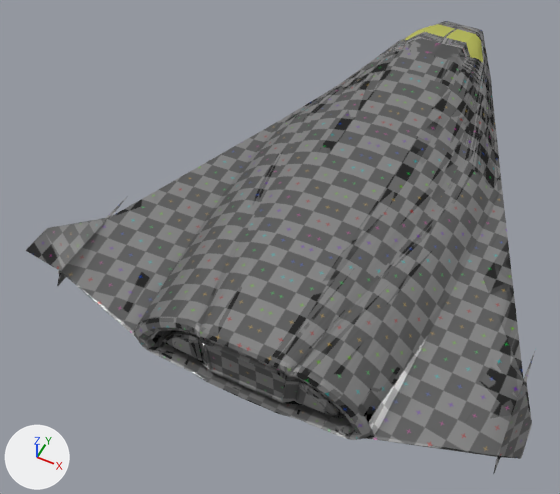
The Blender file cygnet/cygnet.blend as it was, and as the next commit left it.
Rendered twice from a 50 mm lens placed at (4.83, -15.79, 14.39), pointed at (-1.6, -2.92, -1.7). Lighting does not change. The marker at lower left points along +X, +Y and +Z.

Script lines for the objects in view, before the commit:
```python
ob_body = bpy.data.objects.new('Body', me_circle_005)
ob_body.location = (0.0, 0.0, 0.0)
ob_body.rotation_euler = (1.571, 0.0, 3.142)  # degrees (90, 0, 180)
ob_canope_001 = bpy.data.objects.new('Canope.001', me_circle_001)
ob_canope_001.location = (0.0, 0.0, 0.0)
ob_canope_001.rotation_euler = (1.571, 0.0, 3.142)  # degrees (90, 0, 180)
ob_dockingcolarcover = bpy.data.objects.new('DockingColarCover', me_circle_004)
ob_dockingcolarcover.location = (0.0, 3.46, 0.8)
ob_dockingcolarcover.rotation_euler = (1.571, 0.0, 3.142)  # degrees (90, 0, 180)
```
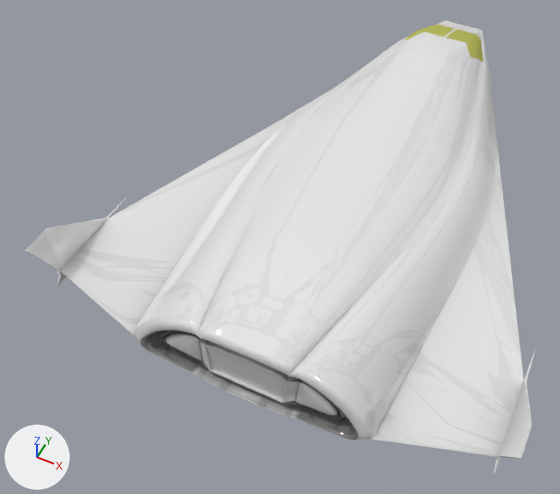
Boxes [x1, y1, x2, y2] around the edits, measured in the pictures (560 x 494 px; the box of a moved part takes in the faces that stretch with it):
'Body', surface changed (grey to white): [25, 21, 535, 474] in both
'DockingColarCover', surface changed (grey to white): [384, 50, 461, 89] in both
part 1 of me_circle_005, moved or reshaped: [204, 345, 300, 403] in both
part 2 of me_circle_005, shading changed: [25, 21, 535, 474] in both

Edits to the bpy script that builds the scene:
```text
Change mat_body:
    where n2 = _N.new('ShaderNodeBsdfAnisotropic'); n2.name = 'Glossy BSDF'
    n2.inputs[1].default_value: 0.316 -> 0.0  # 'Roughness'
    where n5 = _N.new('ShaderNodeTexImage'); n5.name = 'Image Texture'
    n5.image: img_untitled_002 -> img_cygnet_uv
    where n7 = _N.new('ShaderNodeMix'); n7.name = 'Mix'
    n7.inputs[0].default_value: 0.127 -> 0.1  # 'Factor'
Change me_circle_005:
    where me_circle_005.from_pydata(...)  # 2224 vertices, 2222 faces; spans x -5.9..5.9, y -0.9..0.9, z -8.0..8.0
    used by ob_body; location = (0.0, 0.0, 0.0); rotation_euler = (1.571, 0.0, 3.142), in degrees (90, 0, 180)
    me_circle_005 part 1
    55 faces are deleted
    55 new faces join them
    me_circle_005 part 2: 2172 kept faces spanning x -5.9..5.9, y -0.9..0.9, z -8.0..8.0 are now shaded smooth
```
